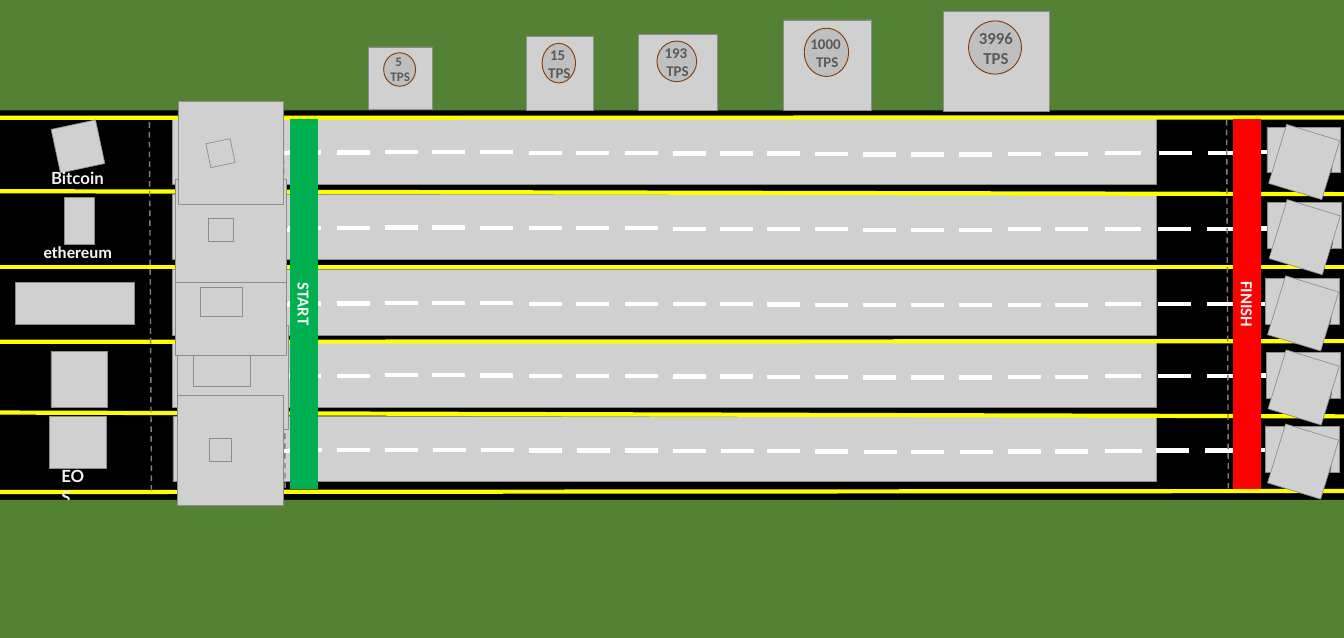
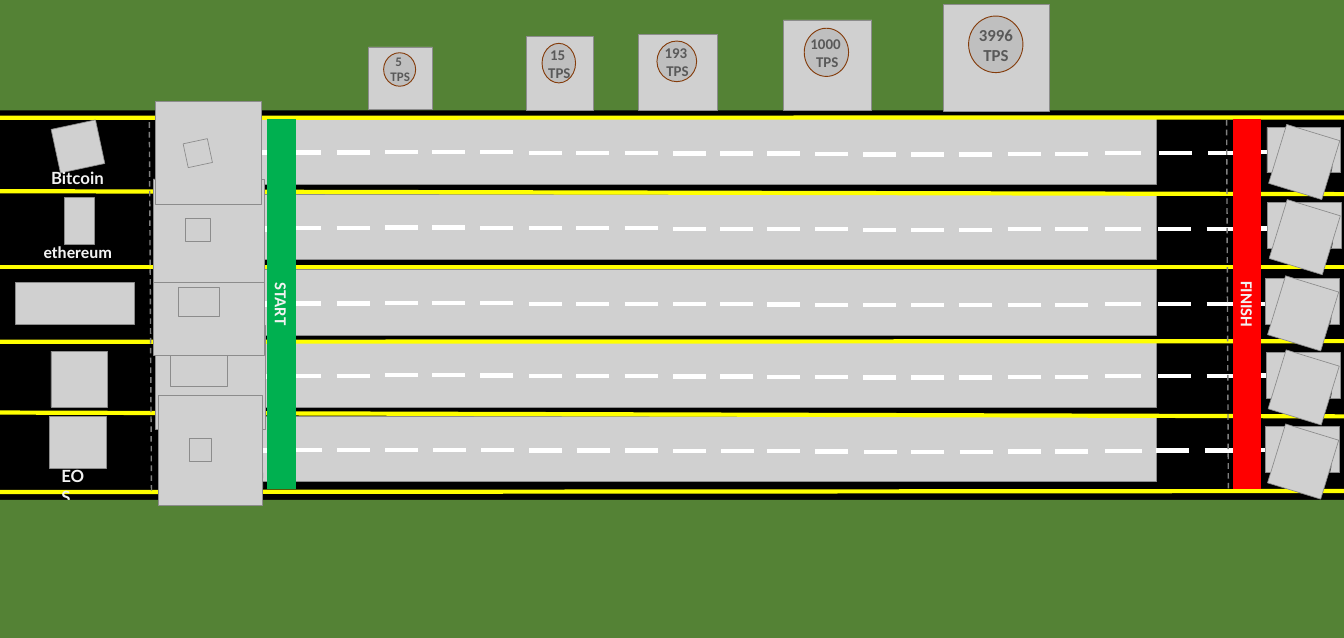
Before and after one commit to abhi3700/nft_creations_eosioovereth, a slide deck: slide 1 of design/01_racing/PPT.pptx. Drawn at 1344x638 pixels with LibreOffice and Linux fonts; fonts in the diff are those of the drawing; grey boxes stand for pictures. Boxes give left, top, right and bottom in pixels: in the first picture for what was removed or moved away, otherwise in the second. Text is boxed around its words. In the diff, an @@ line names an element or a change of style, - is before the commit and + after.

Commit message:
car racing part finalized

```diff
--- a/design/01_racing/PPT.pptx
+++ b/design/01_racing/PPT.pptx
@@ picture: place and size @@
-picture at [943,12,1049,112]
+picture at [943,4,1049,112]
@@ ellipse: place and size @@
-ellipse at [968,21,1021,74]
+ellipse at [968,16,1023,73]
@@ 7 pictures, 2 lines, 1 rectangle: place and size @@
-7 pictures, 2 lines, 1 rectangle at [176,101,318,490]
+7 pictures, 2 lines, 1 rectangle at [153,101,295,490]
@@ line added from (241, 153) to (274, 153), #FFFFFF 4.5 pt @@
@@ line added from (241, 228) to (274, 228), #FFFFFF 4.5 pt @@
@@ line added from (241, 304) to (274, 304), #FFFFFF 4.5 pt @@
@@ line added from (241, 376) to (274, 376), #FFFFFF 4.5 pt @@
@@ 4 lines, 3 pictures: place and size @@
-4 lines, 3 pictures at [177,230,296,506]
+4 lines, 3 pictures at [155,230,274,506]
@@ line added from (241, 450) to (274, 450), #FFFFFF 4.5 pt @@
```
